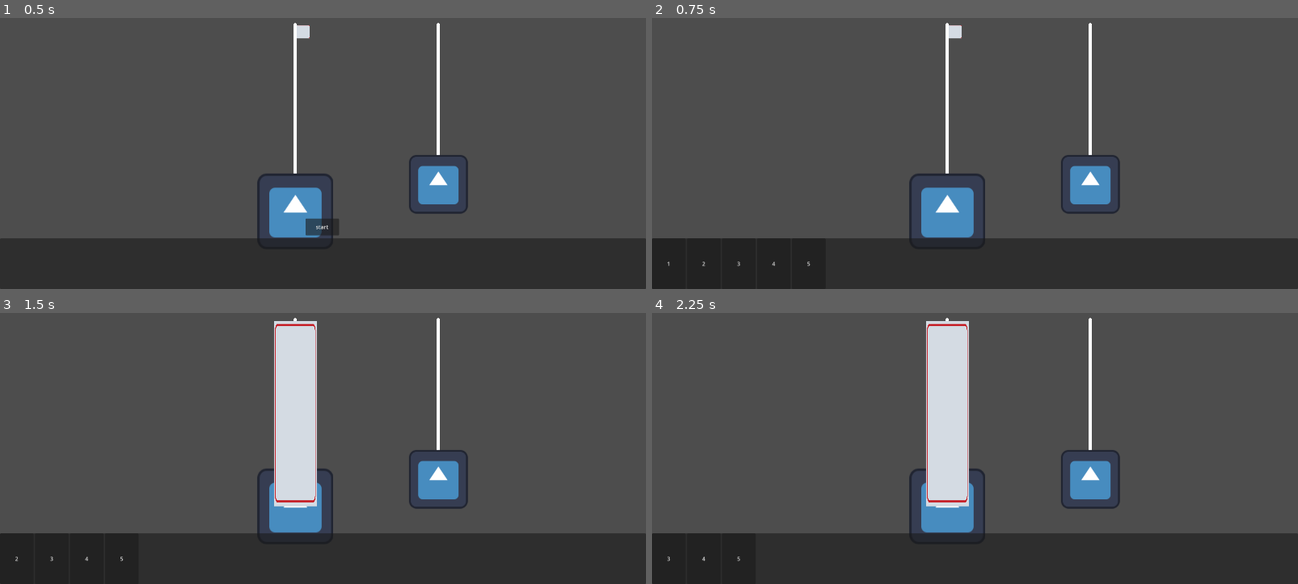
Above: before the commit, frames 1-4 (two rows, left to right).
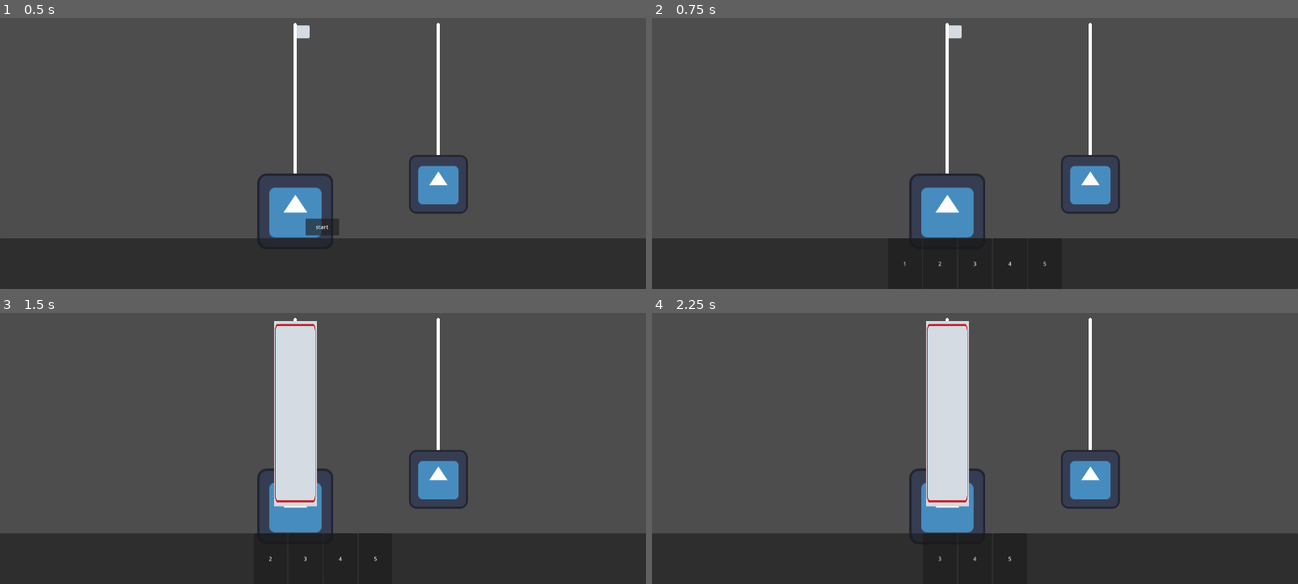
Above: after the commit, the same moments.

Repository: HEKEPOIU/gmtk_2024
Game: Godot game, scene res://scene/main.tscn
The game is run twice, just before and just after one commit, with the same random seed, the same clock (stepped at 60 frames per second) and the same inputs. The engine's default icon, where the game draws it, is replaced by a stand-in: a white triangle on a blue panel in a dark square.
Inputs:
- Up to frame 1 (0.5 s): no input
- Up to frame 2 (0.75 s): click "start" at 0.5 s
- Up to frame 3 (1.5 s): click "1" at 1.25 s
- Up to frame 4 (2.25 s): click "2" at 2 s

Frame 1 is identical in both runs. In frame 2, less than 0.1% of the frame differs, in the area x 2-62%, y 89-92%; in frame 3, less than 0.1%; in frame 4, less than 0.1%.

Commit message:
make center card bar

Diff:
--- a/scene/main_ui.tscn
+++ b/scene/main_ui.tscn
@@ -46,6 +46,7 @@
 
 [node name="HBoxContainer" type="HBoxContainer" parent="PanelContainer"]
 layout_mode = 2
+size_flags_horizontal = 4
 alignment = 1
 
 [connection signal="button_up" from="StartUi/Start" to="." method="_on_start_button_up"]
--- a/src/ui/ui_main.gd
+++ b/src/ui/ui_main.gd
@@ -15,18 +15,9 @@
 
 # Called when the node enters the scene tree for the first time.
 func _ready() -> void:
-	if cardContainer == null:
-		create_new_card_container()
+
 	print(card)
 	pass # Replace with function body.
-
-
-func create_new_card_container() -> void:
-	if cardContainer != null:
-		cardContainer.queue_free()
-	cardContainer = HBoxContainer.new()
-	get_node("PanelContainer").add_child(cardContainer)
-	pass
 
 
 # Called every frame. 'delta' is the elapsed time since the previous frame.
@@ -35,7 +26,6 @@
 
 
 func _refresh_card_state(list: PackedStringArray) -> void:
-	create_new_card_container() # todo: here can just update text
 	for i in list:
 		var ins: Card = card.instantiate() as Card
 		ins.text = i
@@ -67,7 +57,6 @@
 	return arr
 
 func _on_start_button_up() -> void:
-	create_new_card_container()
 	_refresh_card_state(["1", "2", "3", "4", "5"])
 
 	UiHelper.disable(startUi)
